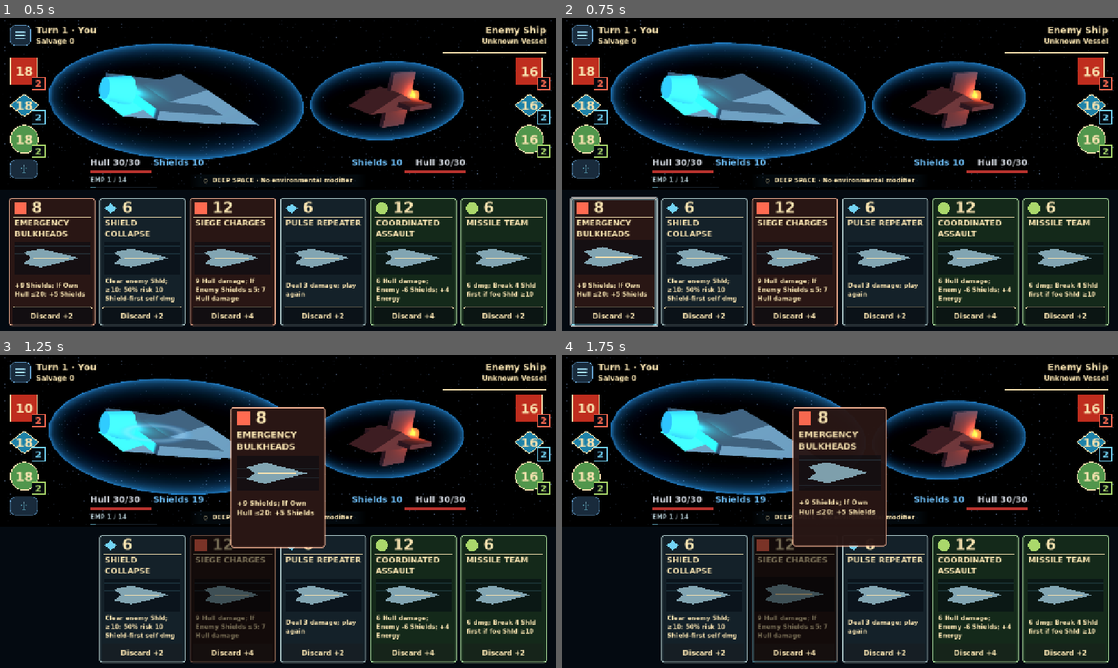
Above: before the commit, frames 1-4 (two rows, left to right).
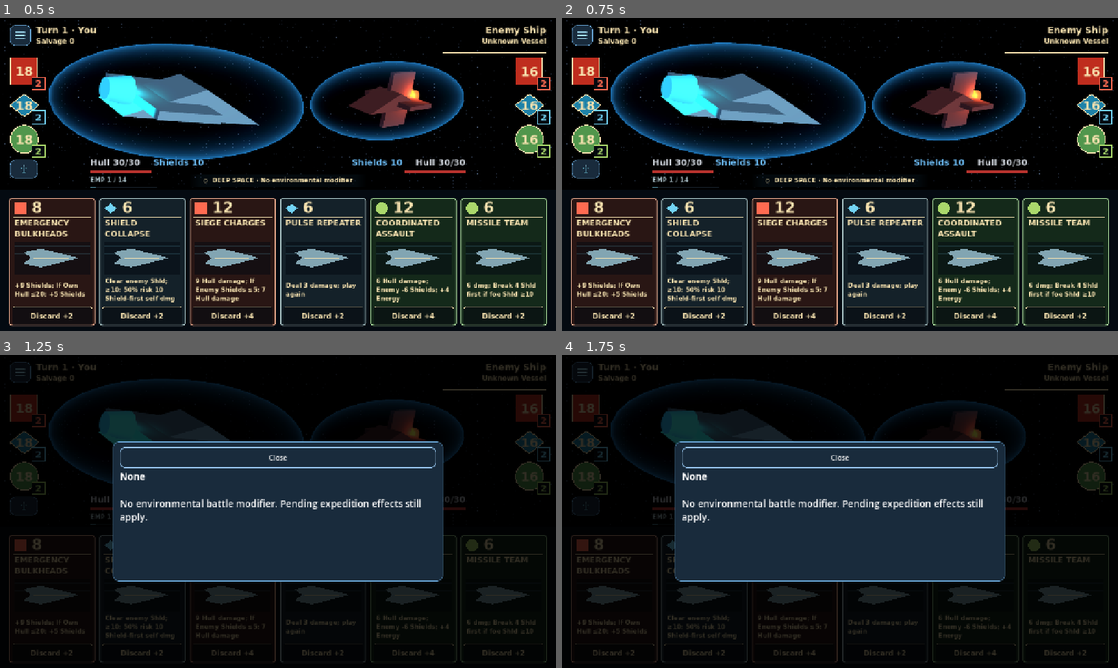
Above: after the commit, the same moments.

Repository: RPGMaster2000/arcospace
Game: Godot game, scene res://scenes/board_3d.tscn
Same seed, same stepped clock (60 frames per second), same inputs: the game is played once before the commit and once after it. This scene is started directly instead of the project's main scene. Sound files missing from this copy of the repository are replaced by a short silence.
Inputs (mouse positions are in pixels of both pictures, inside the frame that each line leads up to):
- Up to frame 1 (0.5 s): no input
- Up to frame 2 (0.75 s): tap Enter (ui_accept) at 0.5 s; move the mouse to (962, 158) at 0.52 s; hold Right (ui_right) from 0.53 s (still down); tap Tab at 0.6 s; click (962, 158) at 0.67 s
- Up to frame 3 (1.25 s): keep holding Right (ui_right); tap Enter (ui_accept) at 0.77 s
- Up to frame 4 (1.75 s): release Right (ui_right) at 1.25 s; drag from (728, 527) to (812, 574) at 1.27 s

Frame 1 is identical in both runs. In frame 2, 1.2% of the frame differs, in the area x 1-18%, y 57-99%; in frame 3, 52%, in the area x 0-100%, y 0-99%; in frame 4, 52%.

Commit message:
Fix modifier click priority and polish EMP readiness, fleet angles and map music

Diff:
--- a/scenes/board.tscn
+++ b/scenes/board.tscn
@@ -200,6 +200,10 @@
 mouse_filter = 2
 color = Color(0.018, 0.039, 0.067, 1)
 
+[node name="ModifierDisplay" parent="." unique_id=1109157523 instance=ExtResource("ModifierDisplay")]
+grow_horizontal = 2
+grow_vertical = 2
+
 [node name="GameTitle" type="Label" parent="." unique_id=1499312453]
 visible = false
 layout_mode = 0
@@ -1063,10 +1067,6 @@
 [node name="CombatModifier" type="Node" parent="." unique_id=807608807]
 script = ExtResource("ModifierRules")
 
-[node name="ModifierDisplay" parent="." unique_id=1109157523 instance=ExtResource("ModifierDisplay")]
-grow_horizontal = 2
-grow_vertical = 2
-
 [editable path="ShieldPlatingCard"]
 [editable path="SynthesizerUpgradeCard"]
 [editable path="LaserBurstCard"]
--- a/scenes/ftl_panel.tscn
+++ b/scenes/ftl_panel.tscn
@@ -1,4 +1,6 @@
 [gd_scene format=3]
+
+[ext_resource type="Script" path="res://scripts/ui/emp_ready_button.gd" id="ReadyButton"]
 
 [sub_resource type="StyleBoxFlat" id="Track"]
 bg_color = Color(0.15, 0.22, 0.27, 0.65)
@@ -38,10 +40,11 @@
 
 [node name="WarpButton" type="Button" parent="."]
 visible = false
-offset_top = -10.0
+offset_top = 0.0
 offset_right = 154.0
-offset_bottom = 38.0
+offset_bottom = 27.0
 theme_override_font_sizes/font_size = 15
+script = ExtResource("ReadyButton")
 text = "EMP Pulse"
 flat = true
 disabled = true
--- a/scripts/board.gd
+++ b/scripts/board.gd
@@ -796,7 +796,7 @@
 	if $MatchResult.visible and not result_music_started:
 		result_music_started = true
 		# Start music only when the result is revealed, after combat presentation.
-		get_node("/root/Music").play_result(winner == "player" and not escaped_by_ftl, enemy_ship_data.enemy_rank)
+		get_node("/root/Music").play_result(winner == "player" and not escaped_by_ftl, enemy_ship_data.enemy_rank if enemy_ship_data != null else 0)
 
 
 func _display_snapshot() -> Dictionary:
--- a/scripts/modifier_display.gd
+++ b/scripts/modifier_display.gd
@@ -3,6 +3,11 @@
 ## TUNE: Seconds for the central message to remain visible before fading.
 @export var hold_seconds: float = 1.2
 var flash_tween: Tween
+
+
+func _ready() -> void:
+	$Flash.mouse_filter = Control.MOUSE_FILTER_IGNORE
+	$FTLFlash.mouse_filter = Control.MOUSE_FILTER_IGNORE
 
 
 func fit_panel(board_size: Vector2, safe_inset: float = 0, hand_top: float = 414) -> void:
--- a/scripts/music.gd
+++ b/scripts/music.gd
@@ -84,6 +84,7 @@
 		return
 	_cancel_fade()
 	current_track = track
+	player.volume_db = BASE_VOLUME_DB + linear_to_db(1.5) if track == "starsystem" else BASE_VOLUME_DB
 	player.stop()
 	player.stream = null
 	var path: String = TRACKS.get(track, "")
--- a/scripts/presentation/main_menu_3d.gd
+++ b/scripts/presentation/main_menu_3d.gd
@@ -26,7 +26,7 @@
 @export_group("Fleet")
 @export_range(3, 12) var fleet_spacing: float = 6.2
 @export_range(0, 0.3) var fleet_curvature: float = 0.025
-@export var ship_orientation: Vector3 = Vector3(0, -35, 0)
+@export var ship_orientation: Vector3 = Vector3(0, 30, -30)
 @export_range(0, 30) var rotation_degrees_per_second: float = 14.0
 @export_range(0.05, 3) var selection_duration: float = 0.55
 @export var framing_offset: Vector3 = Vector3.ZERO
--- a/scripts/ui/battle_hud.gd
+++ b/scripts/ui/battle_hud.gd
@@ -339,7 +339,7 @@
 
 
 static func fit_jump_button(button: Button, progress_width: float) -> void:
-	button.size = Vector2(progress_width, 48)
+	button.size = Vector2(progress_width, 27)
 	button.position = Vector2.ZERO
 
 
@@ -354,6 +354,12 @@
 		return
 	button.set_meta("offline_style", offline)
 	ResultPresentation.action(button)
+	button.add_theme_font_size_override("font_size", 13)
+	for key in ["normal", "hover", "pressed", "disabled", "focus"]:
+		var compact_box: StyleBox = button.get_theme_stylebox(key).duplicate()
+		compact_box.content_margin_top = 2
+		compact_box.content_margin_bottom = 2
+		button.add_theme_stylebox_override(key, compact_box)
 	if offline:
 		for key in ["normal", "hover", "pressed", "disabled"]:
 			var box: StyleBoxFlat = button.get_theme_stylebox(key).duplicate()
--- a/scripts/ui/battle_modifier_panel.gd
+++ b/scripts/ui/battle_modifier_panel.gd
@@ -26,6 +26,15 @@
 	self.pressed.connect(show_details)
 	details = preload("res://scripts/ui/info_overlay.gd").new()
 	add_child(details)
+
+
+# Only the centered, rendered text accepts input; the decorative strip passes through.
+func _has_point(point: Vector2) -> bool:
+	var label: Label = $Text
+	var font: Font = label.get_theme_font("font")
+	var text_width: float = minf(font.get_string_size(label.text, HORIZONTAL_ALIGNMENT_LEFT, -1, panel_font_size).x, label.size.x)
+	var text_height: float = label.get_line_count() * label.get_line_height()
+	return Rect2(label.position + (label.size - Vector2(text_width, text_height)) * 0.5, Vector2(text_width, text_height)).has_point(point)
 
 
 func fit_panel(board_size: Vector2, safe_inset: float = 0, hand_top: float = 414) -> void:
--- /dev/null
+++ b/scripts/ui/emp_ready_button.gd
@@ -0,0 +1,11 @@
+extends Button
+# Pulse only while the charged EMP can actually be activated.
+var pulse_time: float = 0.0
+
+func _process(delta: float) -> void:
+	if not is_visible_in_tree() or disabled:
+		pulse_time = 0.0
+		self_modulate = Color.WHITE
+		return
+	pulse_time += delta
+	self_modulate = Color.WHITE.lerp(Color(0.3, 0.65, 1.0), (sin(pulse_time * TAU) + 1.0) * 0.35)
--- a/tests/battle_layout_test.gd
+++ b/tests/battle_layout_test.gd
@@ -199,7 +199,7 @@
 						display.get_node("Meter/Text").text.contains("halved"),
 						"Ion HUD follows announced half multiplier"
 					)
-			await activate(panel, true)
+			await activate(panel.get_node("Text"), true)
 			check(
 				(
 					panel.details.shade.visible
--- a/tests/ftl_visual_test.gd
+++ b/tests/ftl_visual_test.gd
@@ -27,7 +27,13 @@
 	board.refresh_display()
 	var jump: Button = board.get_node("FTLPanel/WarpButton")
 	check(jump.visible and not jump.disabled and not board.get_node("FTLPanel/Progress").visible and not board.get_node("FTLPanel/Charge").visible, "Full charge replaces bar with Jump")
-	check(jump.position == Vector2.ZERO and jump.size.y >= 48, "Jump occupies FTL area with touch target")
+	check(jump.position == Vector2.ZERO and is_equal_approx(jump.size.y, board.get_node("FTLPanel").size.y), "EMP button matches the complete charge strip height")
+	var meter = board.get_node("ModifierDisplay/Meter")
+	check(not meter._has_point(Vector2(1, 1)), "Empty modifier strip passes clicks through")
+	check(meter._has_point(meter.get_node("Text").position + meter.get_node("Text").size * 0.5), "Modifier text remains clickable")
+	check(board.get_node("ModifierDisplay").get_index() < board.get_node("FTLPanel").get_index() and board.get_node("ModifierDisplay").get_index() < board.get_node("MatchResult").get_index(), "Modifier sits behind EMP and victory controls")
+	jump._process(0.25)
+	check(jump.self_modulate.b > jump.self_modulate.r, "Ready EMP pulses blue")
 	board.ftl.disabled_turns = 2
 	board.refresh_display()
 	var offline_box: StyleBoxFlat = jump.get_theme_stylebox("disabled")
--- a/tests/music_test.gd
+++ b/tests/music_test.gd
@@ -14,6 +14,7 @@
 	var original: bool = music.enabled
 	music.play_starmap()
 	check(music.current_track == "starsystem", "Star system track selected")
+	check(is_equal_approx(db_to_linear(music.player.volume_db - music.BASE_VOLUME_DB), 1.5), "Star system music is fifty percent louder")
 	var first_player = music.player
 	music.play_starmap()
 	check(music.player == first_player, "One persistent audio player")
